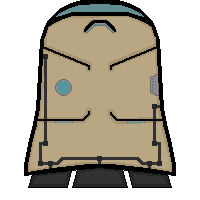
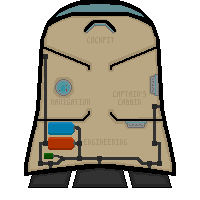
Layers edited between the first and the second 200px x 200px image:
added layer "help textr" above "Layer 4" over [51, 37, 146, 145]
added layer "Layer 4" above "Layer 3" over [48, 122, 75, 135]
added layer "Layer 3" above "Layer 5" over [44, 137, 75, 159]
added layer "Layer 5" above "extras" over [125, 121, 147, 128]
painted on "extras" over [55, 82, 82, 161]
painted on "colour" over [53, 73, 156, 129]
